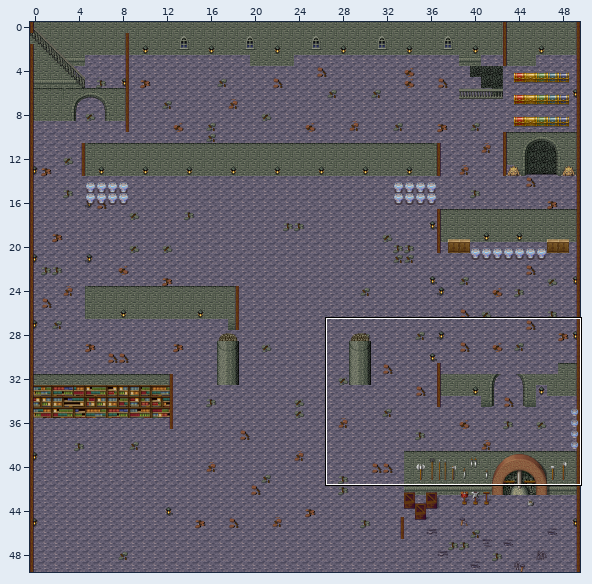
Level history. Tiled map: OutOfGameAssets/TiledFiles/Temple of Azyre int.tmx. Above, an overview of the earlier version with the close-up marked.
Close-up. Before the commit:
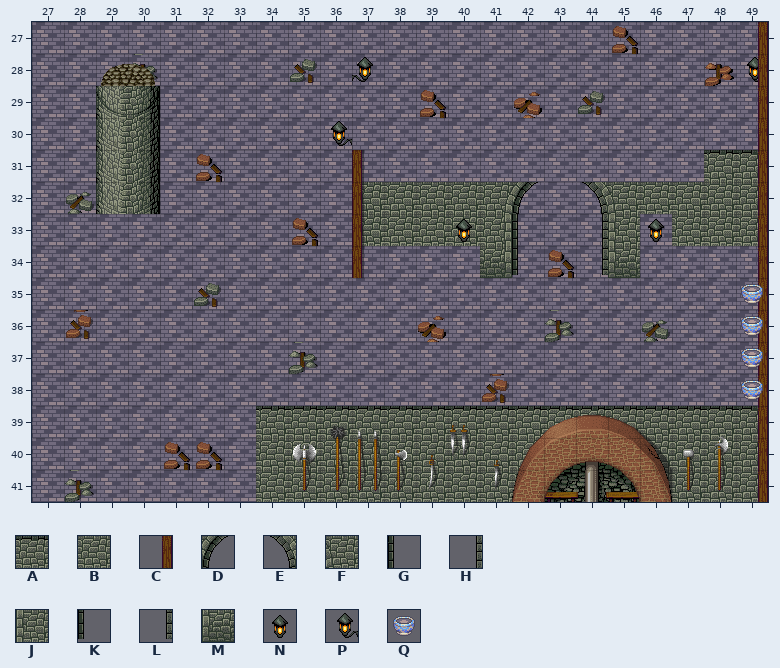
Cells are 32x32 px. Shown: x 27..49, y 27..41. Not drawn, because the pictures are missing: unchanged layer "Collision".
Key: from "Inq XP MT- Medieval Town1": A 401, B 481, C 499, D 556, E 558, F 559, G 564, H 566, J 567, K 572, L 574, M 575, N 881, P 882; from "obj_misk_atlas": Q 1014.
_ is an empty cell, # one hidden under a higher layer.
Layers that did not change in this view are not listed.
Layer "Wall" before, first column x 42:
28 _______P
29 ________
30 ________
31 ______AA
32 D_EF___#
33 G_HJ___#
34 K_LM____
35 ________
36 ________
37 ________
38 ________
Layer "Above" before, first column x 34:
27 _______________C
28 _______________C
29 _______________C
30 _______________C
31 _______________C
32 ____________BBBB
33 ______N_____NBBB
34 _______________C
35 _______________C
36 _______________C
The same view after the edit:
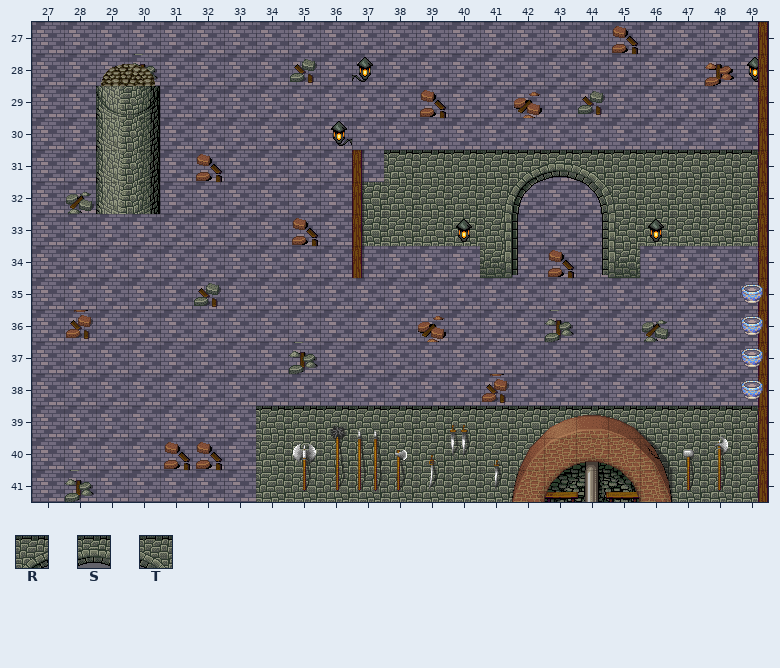
Further tiles: from "Inq XP MT- Medieval Town1": R 545, S 546, T 547.
The exact change:
Changed rows in their new state; . is an unchanged cell.
Layer "Wall":
first column x 46:
33 B
Layer "Above":
first column x 38:
31 AAAA...AAA
Layer "Highest":
first column x 42:
31 RST
